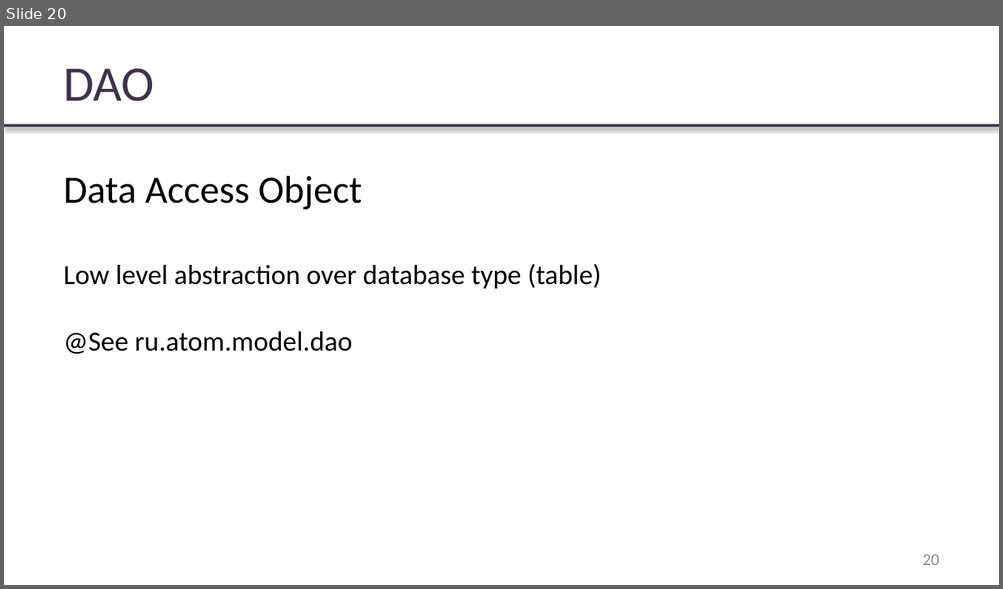
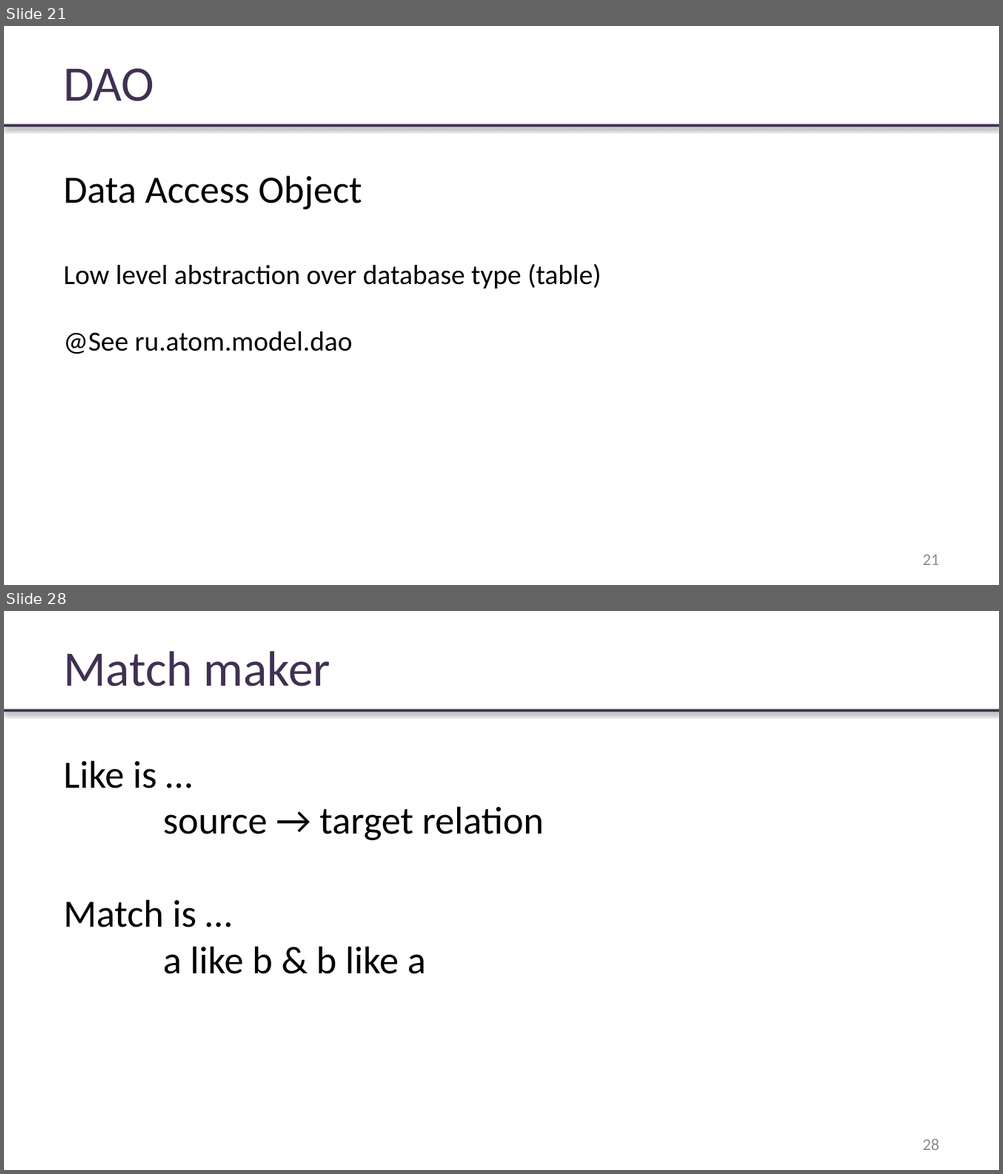
Before and after one commit to rybalkinsd/atom, a slide deck: lecture5/presentation/lecture05.pptx. Shown one above the other, each under a label of ours: slide 20 before the commit, slides 21 and 28 after it; the slides between them are not shown. The pictures are 1003x589 and 1003x1174 pixels, drawn with LibreOffice and Linux fonts; fonts in the diff are those of the drawing; background and template pictures are left out. Boxes give left, top, right and bottom in pixels: in the first picture for what was removed or moved away, otherwise in the second. Text is boxed around its words. In the diff, an @@ line names an element or a change of style, - is before the commit and + after.

```diff
--- a/lecture5/presentation/lecture05.pptx
+++ b/lecture5/presentation/lecture05.pptx
@@ slide 28 added at box(4, 611, 999, 1170), background #FFFFFF; not listed: 1 template element that a slide beside it also shows @@
@@ text added at box(63, 651, 330, 686), 36 pt, text #403152 @@
+Match maker
@@ text added at box(63, 760, 543, 974), 28 pt, text #000000 @@
+Like is …
+source → target relation
+Match is …
+a like b & b like a
@@ page number added at box(922, 1139, 939, 1150), 12 pt, text #8B8B8B @@
+28
@@ what was slide 20 is now slide 21 @@
@@ page number at box(922, 554, 939, 565): text changed @@
-20
+21
```
Also in this commit, not shown: 2 slides changed, 9 other slides added, 3 other files.
